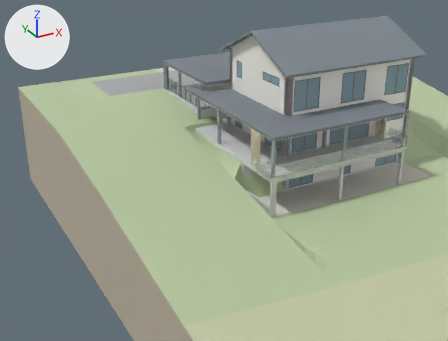
An edit to the glTF model public/models/Schaffernak_Haus_A.glb, drawn before and after from the same camera.
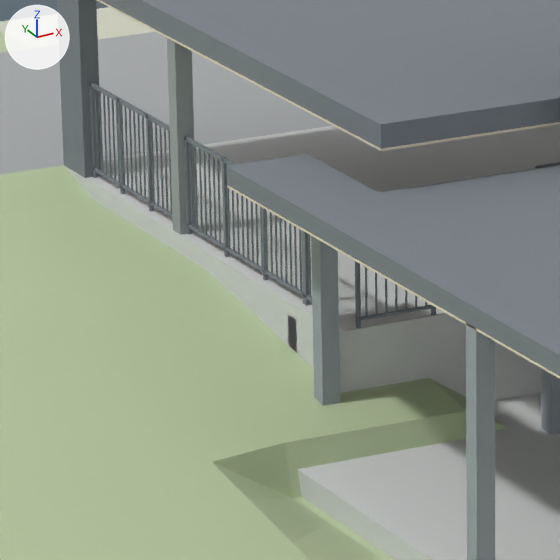
There are two pictures of each version: one from a 50 mm lens placed at (-22.78, -32.68, 16.17), pointed at (-1.69, 5.67, -3.01), one close up on the part from 35% to 51% of the width and 19% to 41% of the height. Every picture has the same lights, and +X, +Y and +Z are marked at upper left. The last two pictures show the newer version. Vertices at exactly the same position are counted once.

In view in the first close-up: 'Balkon_links', 'Carport_Boden', 'Carport_Dach', 'Carport_Dachrand_Verkl_links', 'Carport_Eckwand_links', 'Carport_Podest_Mauer_Stirn_schematisch', 'Entwurf_Dach_Ruecklauf', 'Entwurf_Dach_links', 'Entwurf_Dachstuetze_3', 'Entwurf_Eigenstaendige_Stuetzen_Balkon', 'Foto_Gelaende_Rasen_Boeschung', 'Strasse_parallel_zum_Haus_schematisch' and 74 more.
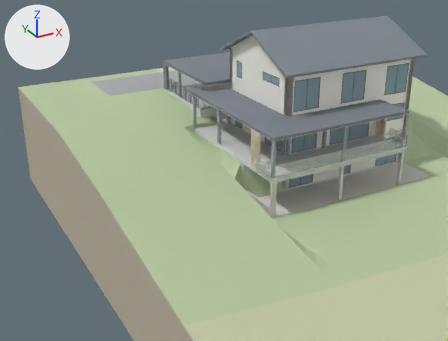
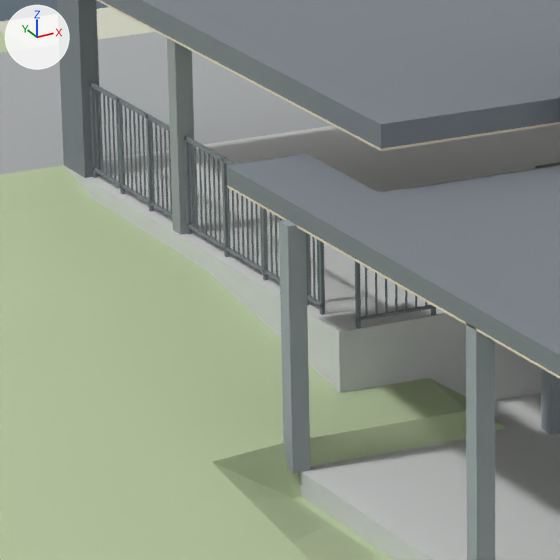
The change in detail:
me_entwurf_eigenstaendige_stuetzen_balkon is used by ob_entwurf_eigenstaendige_stuetzen_balkon; location (0.0, 0.0, 0.0).
me_entwurf_eigenstaendige_stuetzen_balkon had 8 vertices, 12 faces and spanned x -2.35..-2.15, y 8.62..8.82, z -0.05..2.55.
me_entwurf_eigenstaendige_stuetzen_balkon now has 8 vertices, 12 faces and spans x -3.1..-2.9, y 7.82..8.02, z -0.05..2.55.
me_entwurf_eigenstaendige_stuetzen_balkon part 1: the whole mesh is moved by (-0.75, -0.8, 0.0).

Boxes [x1, y1, x2, y2] around the edits, measured in the close-ups (560 x 560 px):
'Entwurf_Eigenstaendige_Stuetzen_Balkon', moved
    before: [311, 236, 340, 405]
    after: [279, 220, 310, 473]
